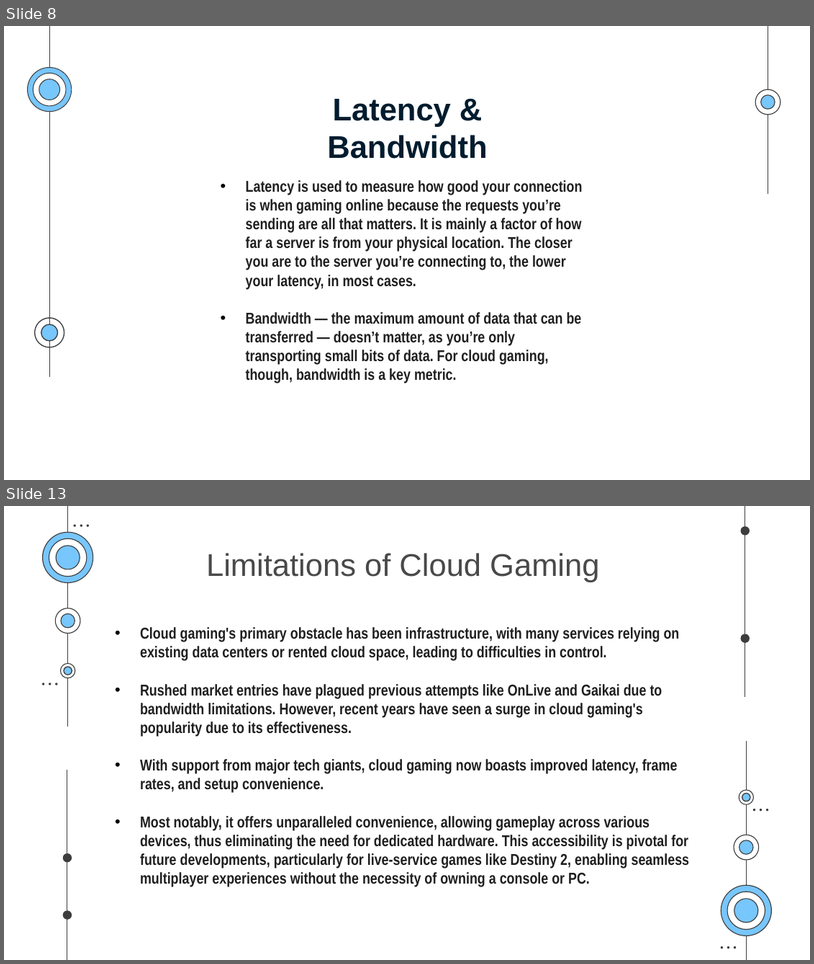
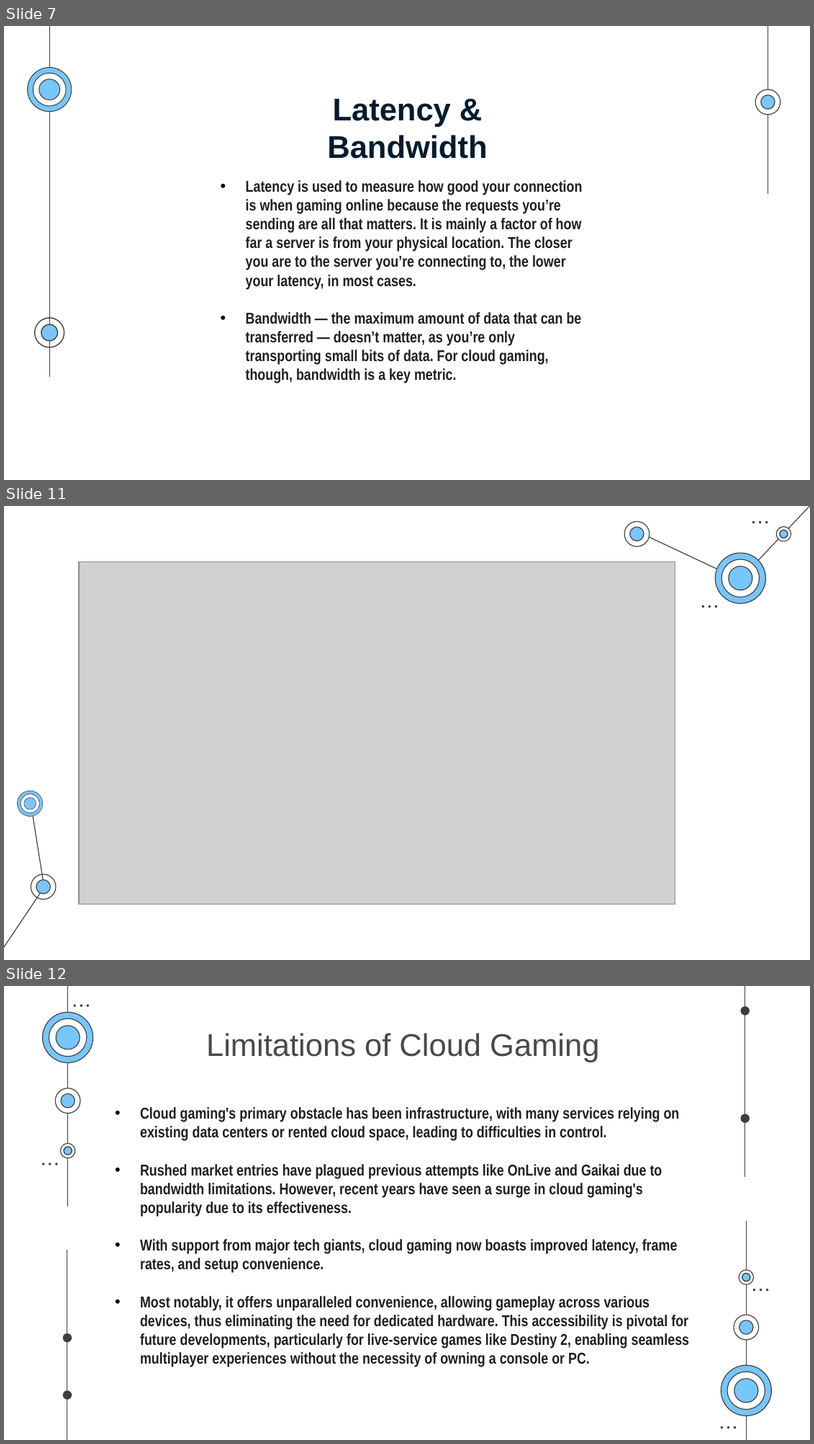
Before and after one commit to SaurabhYadav388/misc_works, a slide deck: Cloud_PPT/Shosau.pptx. Shown one above the other, each under a label of ours: slides 8 and 13 before the commit, slides 7, 11 and 12 after it; the slides between them are not shown. The pictures are 814x964 and 814x1444 pixels, drawn with LibreOffice and Linux fonts; fonts in the diff are those of the drawing; grey boxes stand for pictures. Boxes give left, top, right and bottom in pixels: in the first picture for what was removed or moved away, otherwise in the second. Text is boxed around its words. In the diff, an @@ line names an element or a change of style, - is before the commit and + after.

```diff
--- a/Cloud_PPT/Shosau.pptx
+++ b/Cloud_PPT/Shosau.pptx
@@ slide 11 added at bbox=[4, 506, 810, 960], background #FFFFFF @@
@@ group added at bbox=[624, 521, 650, 547]: 4 freeform shapes @@
@@ line added from (810, 506) to (741, 579), #3D3D3D 0.75 pt @@
@@ ellipse added at bbox=[752, 521, 755, 524], fill #3D3D3D @@
@@ ellipse added at bbox=[759, 521, 762, 524], fill #3D3D3D @@
@@ ellipse added at bbox=[766, 521, 769, 524], fill #3D3D3D @@
@@ line added from (741, 580) to (638, 532), #3D3D3D 0.75 pt @@
@@ group added at bbox=[777, 526, 792, 541]: 4 freeform shapes @@
@@ picture added at bbox=[79, 561, 676, 903] @@
@@ group added at bbox=[715, 553, 767, 605]: 6 freeform shapes @@
@@ ellipse added at bbox=[702, 605, 705, 608], fill #3D3D3D @@
@@ ellipse added at bbox=[709, 605, 711, 608], fill #3D3D3D @@
@@ ellipse added at bbox=[715, 605, 718, 608], fill #3D3D3D @@
@@ group added at bbox=[17, 790, 44, 816]: 6 freeform shapes @@
@@ line added from (44, 887) to (31, 802), #3D3D3D 0.75 pt @@
@@ line added from (4, 947) to (44, 888), #3D3D3D 0.75 pt @@
@@ freeform shape added at bbox=[31, 874, 57, 900], fill #3D3D3D @@
@@ freeform shape added at bbox=[36, 880, 50, 893], fill #77C6FC @@
@@ freeform shape added at bbox=[36, 880, 51, 894], fill #3D3D3D @@
@@ what was slide 8 is now slide 7 @@
@@ what was slide 13 is now slide 12 @@
```
Also in this commit, not shown: 10 slides changed, 2 other slides added, 3 slides removed.
